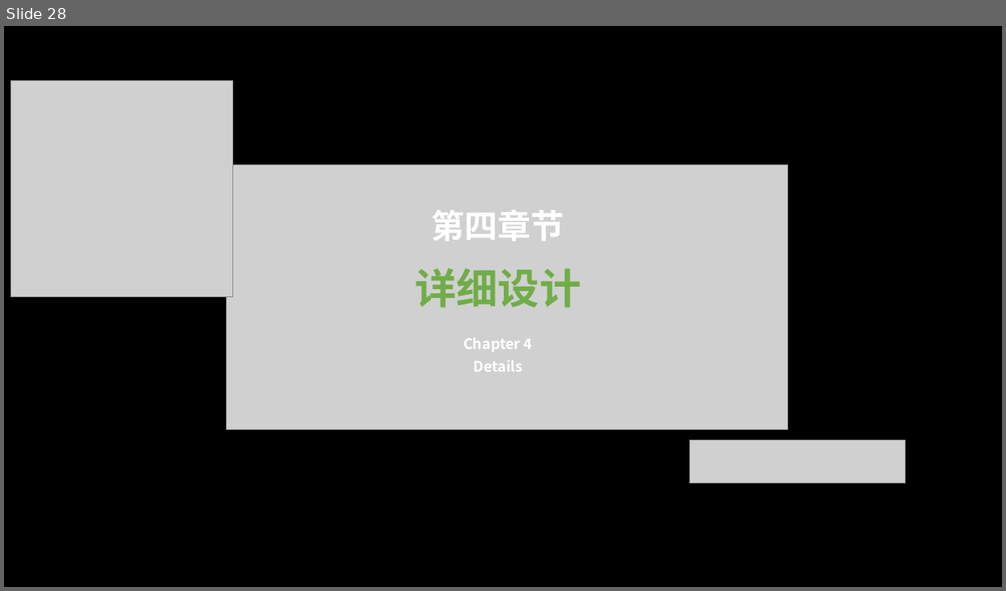
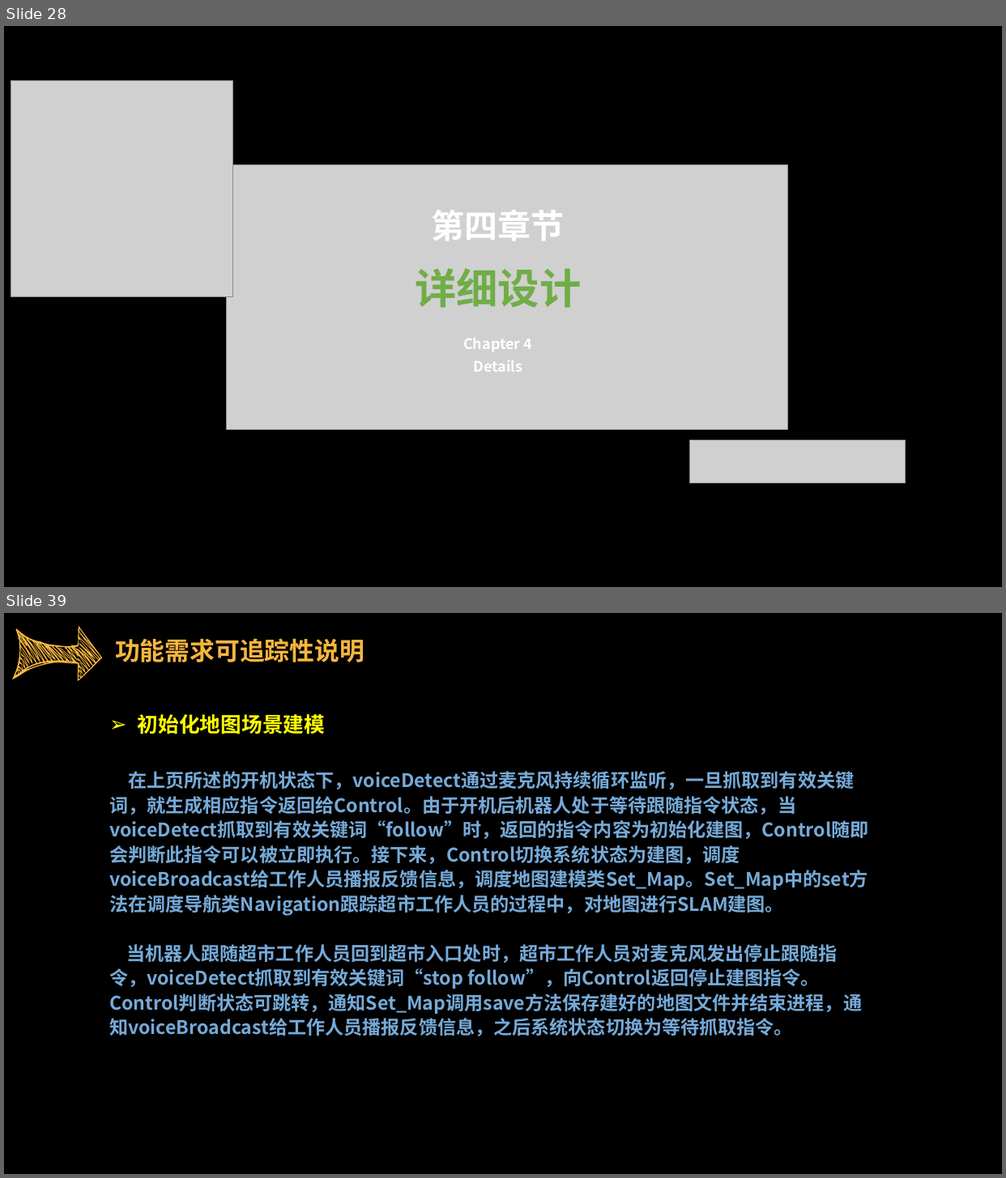
Before and after one commit to sebuaa2019/Team103, a slide deck: SE0423答辩TEAM103.pptx. Shown one above the other, each under a label of ours: slide 28 before the commit, slides 28 and 39 after it; the slides between them are not shown. The pictures are 1006x591 and 1006x1178 pixels, drawn with LibreOffice and Linux fonts; fonts in the diff are those of the drawing; grey boxes stand for pictures. Boxes give left, top, right and bottom in pixels: in the first picture for what was removed or moved away, otherwise in the second. Text is boxed around its words. In the diff, an @@ line names an element or a change of style, - is before the commit and + after.

```diff
--- a/SE0423答辩TEAM103.pptx
+++ b/SE0423答辩TEAM103.pptx
@@ slide 39 added at box(4, 613, 1002, 1174), background #000000 @@
@@ freeform shape added at box(12, 626, 102, 681), fill #F7B63E @@
@@ text added at box(115, 638, 364, 662), 24 pt, text #F7B63E, bold @@
+功能需求可追踪性说明
@@ text added at box(109, 714, 868, 1037), 18 pt, text #76AAD8, bold @@
+➢ 初始化地图场景建模
+在上页所述的开机状态下，voiceDetect通过麦克风持续循环监听，一旦抓取到有效关键词，就生成相应指令返回给Control。由于开机后机器人处于等待跟随指令状态，当voiceDetect抓取到有效关键词“follow”时，返回的指令内容为初始化建图，Control随即会判断此指令可以被立即执行。接下来，Control切换系统状态为建图，调度voiceBroadcast给工作人员播报反馈信息，调度地图建模类Set_Map。Set_Map中的set方法在调度导航类Navigation跟踪超市工作人员的过程中，对地图进行SLAM建图。
+当机器人跟随超市工作人员回到超市入口处时，超市工作人员对麦克风发出停止跟随指令，voiceDetect抓取到有效关键词“stop follow”，向Control返回停止建图指令。Control判断状态可跳转，通知Set_Map调用save方法保存建好的地图文件并结束进程，通知voiceBroadcast给工作人员播报反馈信息，之后系统状态切换为等待抓取指令。
```
Also in this commit, not shown: 21 slides changed, 5 other slides added, 1 slide removed.
